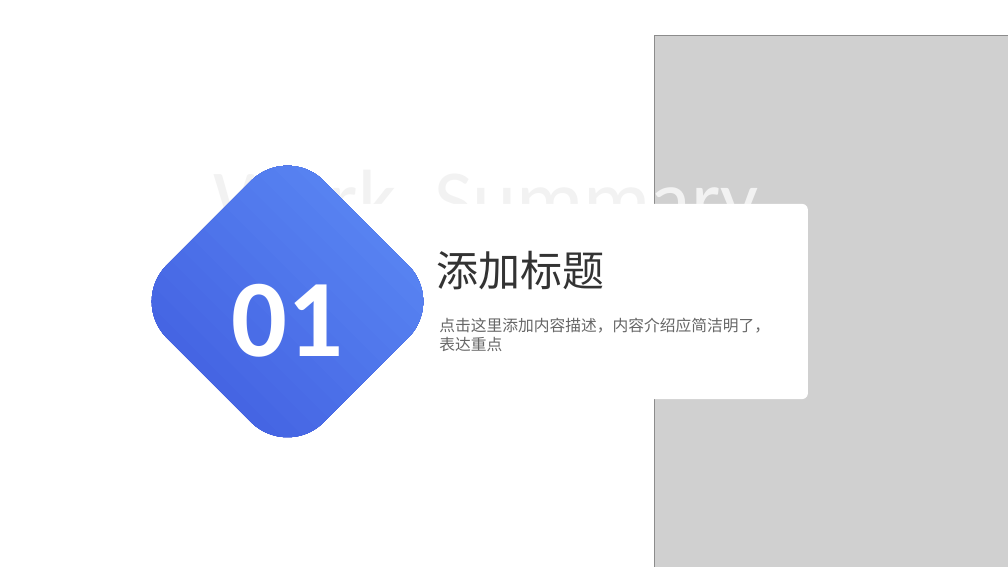
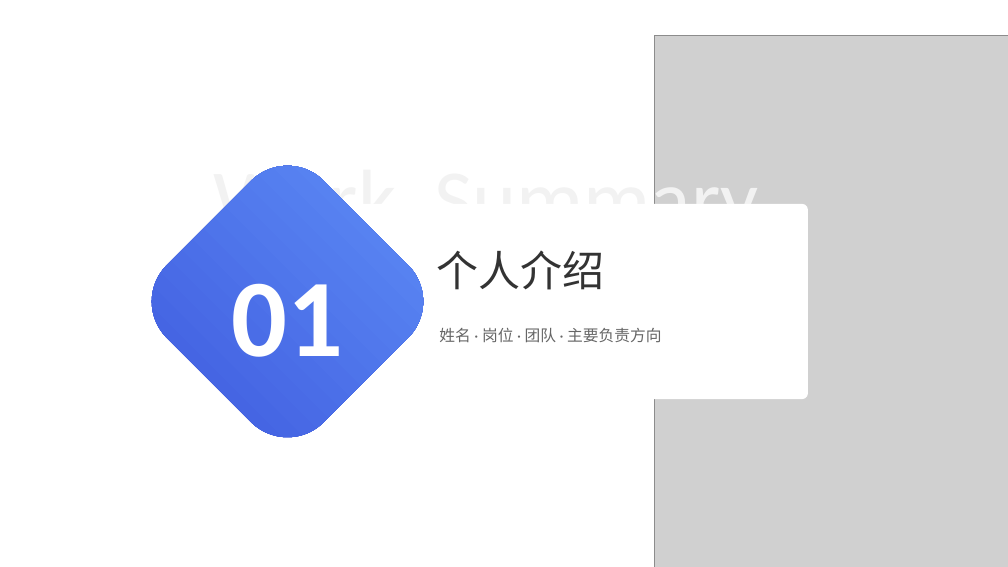
Before and after one commit to cocoastar/Anything, a slide deck: slide 3 of 答辩.pptx. Drawn at 1008x567 pixels with LibreOffice and Linux fonts; fonts in the diff are those of the drawing; grey boxes stand for pictures; background and template pictures are left out. Boxes give left, top, right and bottom in pixels: in the first picture for what was removed or moved away, otherwise in the second. Text is boxed around its words. In the diff, an @@ line names an element or a change of style, - is before the commit and + after.

```diff
--- a/答辩.pptx
+++ b/答辩.pptx
@@ text at (x1=436, y1=250, x2=604, y2=290): text changed @@
-添加标题
+个人介绍
@@ text at (x1=439, y1=328, x2=661, y2=343): text changed @@
-点击这里添加内容描述，内容介绍应简洁明了，表达重点
+姓名 · 岗位 · 团队 · 主要负责方向
```
Also in this commit, not shown: 11 other slides changed.
